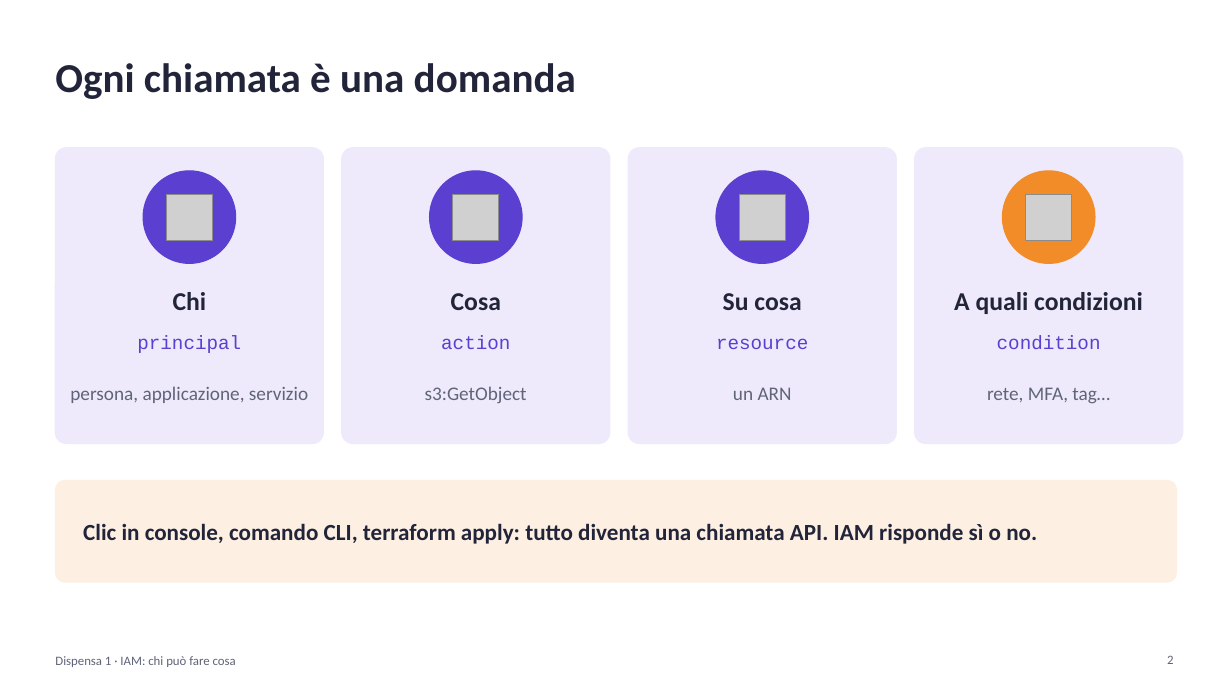
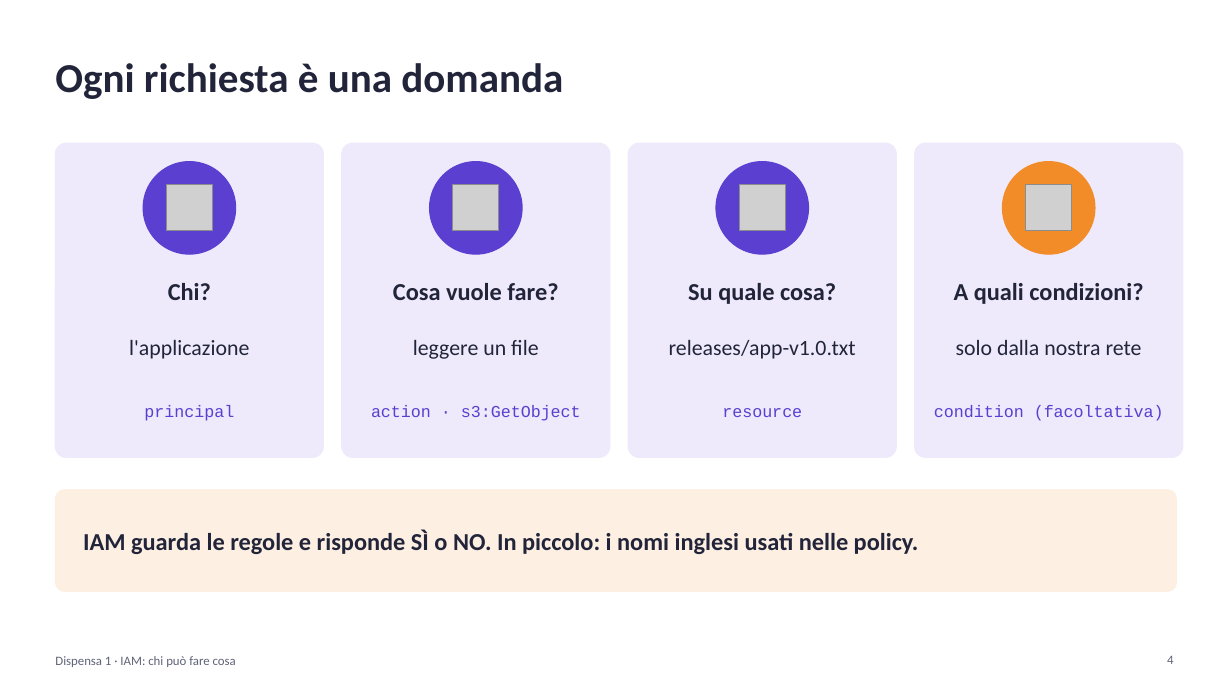
Before and after one commit to cereZ23/aws, a slide deck: slide 4 of slide/slide-1-iam.pptx (slide 2 before the commit). Drawn at 1232x693 pixels with LibreOffice and Linux fonts; fonts in the diff are those of the drawing; grey boxes stand for pictures. Boxes give left, top, right and bottom in pixels: in the first picture for what was removed or moved away, otherwise in the second. Text is boxed around its words. In the diff, an @@ line names an element or a change of style, - is before the commit and + after.

```diff
--- a/slide/slide-1-iam.pptx
+++ b/slide/slide-1-iam.pptx
@@ text at (x1=55, y1=63, x2=563, y2=99): text changed @@
-Ogni chiamata è una domanda
+Ogni richiesta è una domanda
@@ rounded rectangle resized from (x1=55, y1=148, x2=323, y2=444) to (x1=55, y1=143, x2=323, y2=457) @@
@@ rounded rectangle resized from (x1=342, y1=148, x2=610, y2=444) to (x1=342, y1=143, x2=610, y2=457) @@
@@ rounded rectangle resized from (x1=628, y1=148, x2=897, y2=444) to (x1=628, y1=143, x2=897, y2=457) @@
@@ rounded rectangle resized from (x1=915, y1=148, x2=1183, y2=444) to (x1=915, y1=143, x2=1183, y2=457) @@
@@ 4 pictures, 4 ellipses moved together from (x1=143, y1=171, x2=1095, y2=263) to (x1=143, y1=162, x2=1095, y2=254) @@
@@ text at (x1=168, y1=283, x2=211, y2=300): text changed; size 20 to 19 pt @@
-Chi
+Chi?
@@ text at (x1=393, y1=283, x2=558, y2=300): text changed; size 20 to 19 pt @@
-Cosa
+Cosa vuole fare?
@@ text at (x1=688, y1=283, x2=836, y2=304): text changed; size 20 to 19 pt @@
-Su cosa
+Su quale cosa?
@@ text at (x1=954, y1=283, x2=1143, y2=304): text changed; size 20 to 19 pt @@
-A quali condizioni
+A quali condizioni?
@@ text at (x1=129, y1=340, x2=249, y2=359): text changed; size 15 to 17 pt; text colour #5F6478 to #22253A @@
-persona, applicazione, servizio
+l'applicazione
@@ text at (x1=413, y1=340, x2=538, y2=359): text changed; size 15 to 17 pt; font Courier New to Calibri; text colour #5B3FD0 to #22253A @@
-action
+leggere un file
@@ text added at (x1=669, y1=340, x2=856, y2=359), 17 pt, text #22253A @@
+releases/app-v1.0.txt
@@ text added at (x1=956, y1=340, x2=1142, y2=355), 17 pt, text #22253A @@
+solo dalla nostra rete
@@ text "principal" at (x1=144, y1=405, x2=234, y2=421): size 15 to 13 pt @@
@@ text "principal" moved from (x1=137, y1=336, x2=241, y2=353) to (x1=144, y1=405, x2=234, y2=421) @@
@@ text "resource" moved from (x1=716, y1=338, x2=808, y2=349) to (x1=722, y1=408, x2=802, y2=417) @@
@@ text "resource" at (x1=722, y1=408, x2=802, y2=417): size 15 to 13 pt @@
@@ text removed at (x1=733, y1=387, x2=792, y2=400) @@
-un ARN
@@ text removed at (x1=987, y1=387, x2=1110, y2=404) @@
-rete, MFA, tag…
@@ text at (x1=371, y1=405, x2=581, y2=421): text changed; size 15 to 13 pt; font Calibri to Courier New; text colour #5F6478 to #5B3FD0 @@
-s3:GetObject
+action · s3:GetObject
@@ text at (x1=934, y1=405, x2=1164, y2=421): text changed; size 15 to 13 pt @@
-condition
+condition (facoltativa)
@@ rounded rectangle moved from (x1=55, y1=481, x2=1177, y2=582) to (x1=55, y1=490, x2=1177, y2=592) @@
@@ text at (x1=83, y1=530, x2=919, y2=554): text changed; size 18 to 19 pt @@
-Clic in console, comando CLI, terraform apply: tutto diventa una chiamata API. IAM risponde sì o no.
+IAM guarda le regole e risponde SÌ o NO. In piccolo: i nomi inglesi usati nelle policy.
@@ page number at (x1=1167, y1=656, x2=1173, y2=664): text changed @@
-2
+4
```
Also in this commit, not shown: 3 other slides changed, 15 slides added, 12 slides removed, 2 other files.
